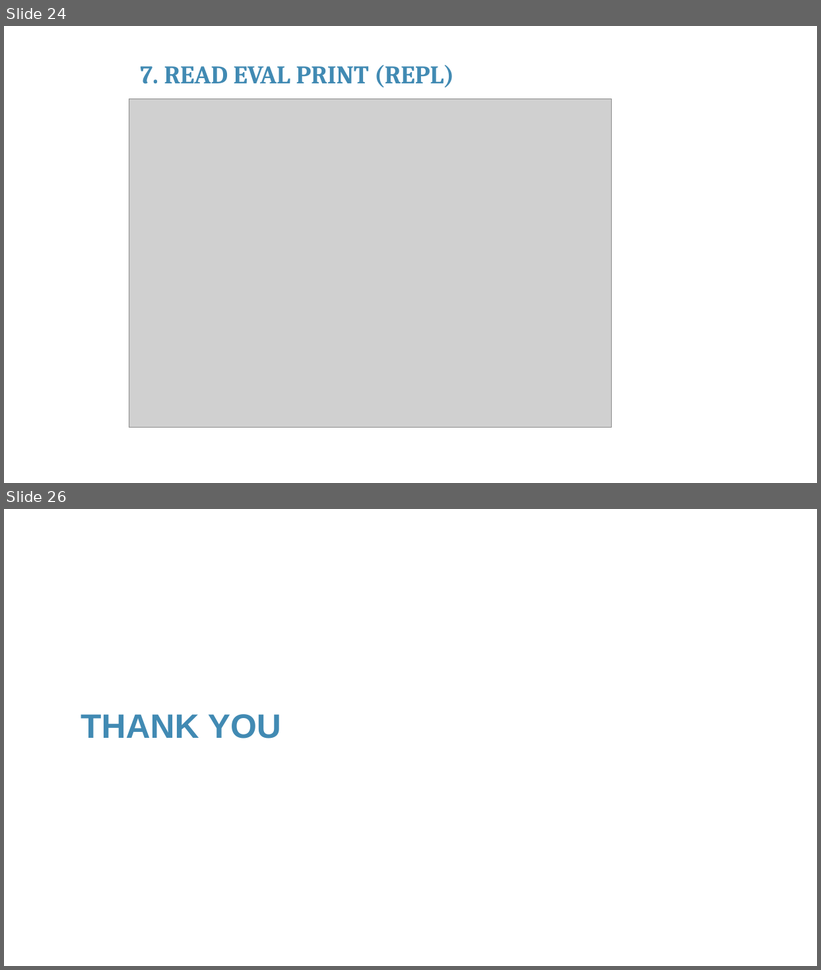
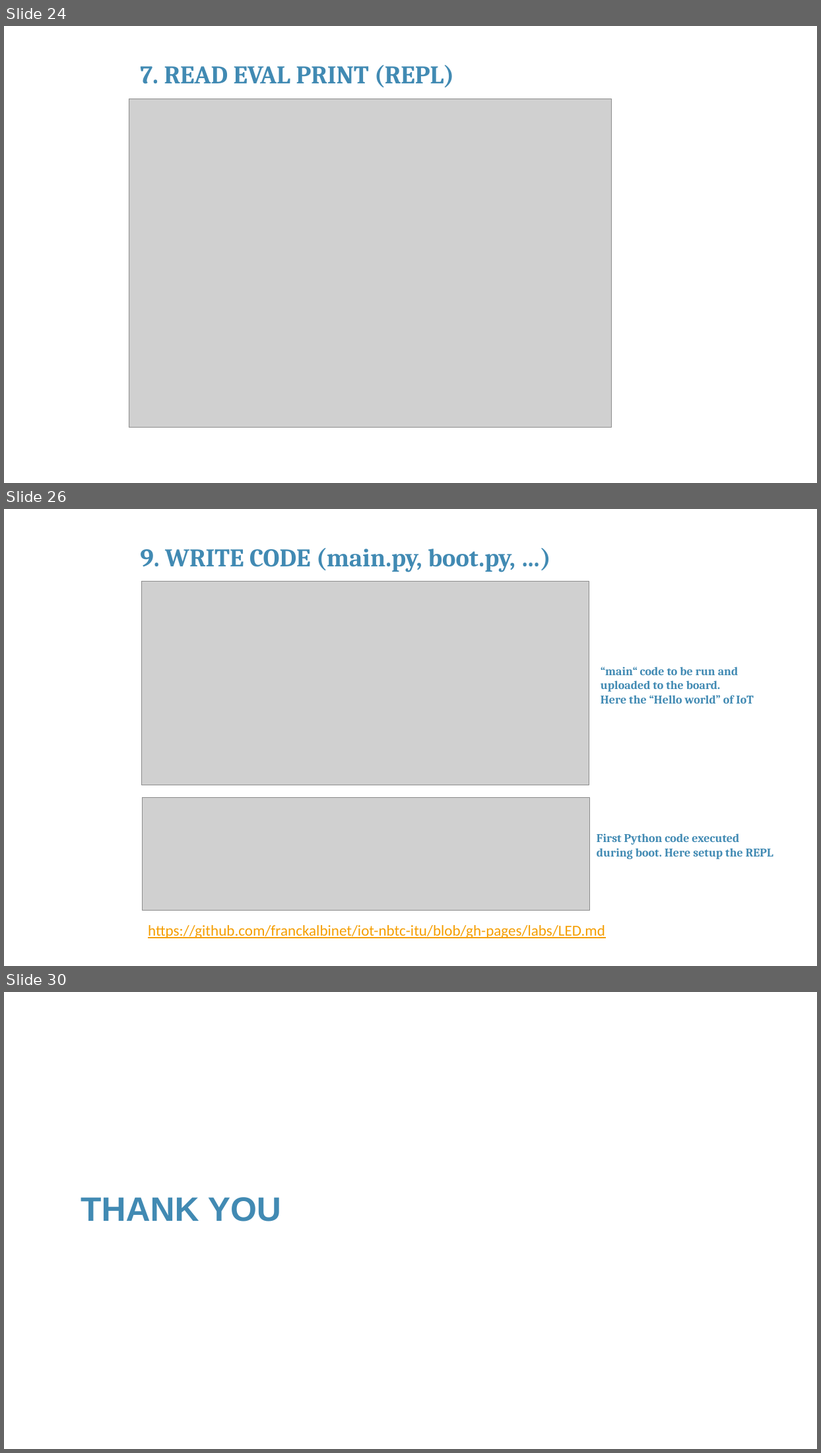
Before and after one commit to franckalbinet/iot-nbtc-itu, a slide deck: presentations/session-3-building-iot-products-programming-aspects.pptx. Shown one above the other, each under a label of ours: slides 24 and 26 before the commit, slides 24, 26 and 30 after it; the slides between them are not shown. The pictures are 821x970 and 821x1453 pixels, drawn with LibreOffice and Linux fonts; fonts in the diff are those of the drawing; grey boxes stand for pictures; background and template pictures are left out. Boxes give left, top, right and bottom in pixels: in the first picture for what was removed or moved away, otherwise in the second. Text is boxed around its words. In the diff, an @@ line names an element or a change of style, - is before the commit and + after.

```diff
--- a/presentations/session-3-building-iot-products-programming-aspects.pptx
+++ b/presentations/session-3-building-iot-products-programming-aspects.pptx
@@ slide 26 added at [4, 509, 817, 966], background #FFFFFF @@
@@ text added at [140, 548, 516, 572], 30 pt, text #418AB3, bold @@
+9. WRITE CODE (main.py, boot.py, …)
@@ picture added at [142, 582, 589, 786] @@
@@ text added at [601, 667, 754, 704], 14 pt, text #418AB3, bold @@
+“main“ code to be run and uploaded to the board.
+Here the “Hello world” of IoT
@@ picture added at [143, 798, 589, 911] @@
@@ text added at [597, 834, 774, 859], 14 pt, text #418AB3, bold @@
+First Python code executed
+during boot. Here setup the REPL
@@ text added at [148, 925, 605, 939], 18 pt, text #F59E00, underline @@
+https://github.com/franckalbinet/iot-nbtc-itu/blob/gh-pages/labs/LED.md
@@ what was slide 26 is now slide 30 @@
```
Also in this commit, not shown: 2 slides changed, 3 other slides added, 1 other file.
